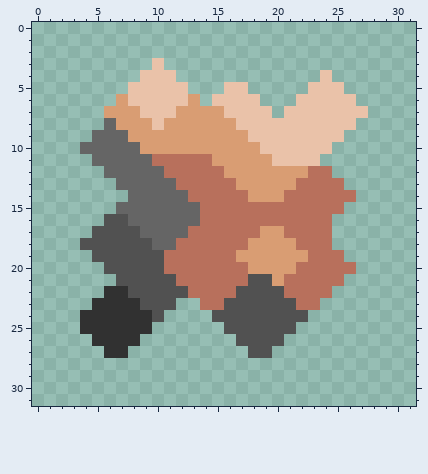
A pixel-art sprite gets an edit: sprites/items/coppa.png. The first picture shows the starting point.
The file is 32x32 pixels.
After:
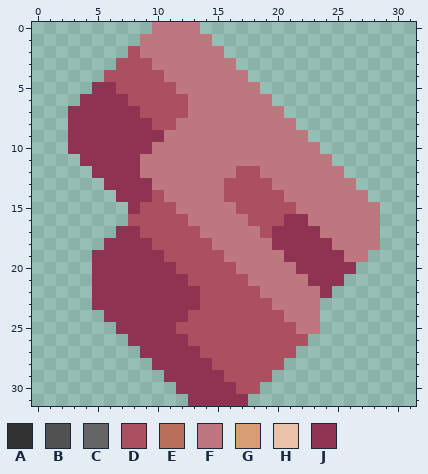
Palette (. is transparent): A #313131  B #515151  C #656565  D #ab4f61  E #b8705c  F #bf777f  G #d99d73  H #eac2a9  J #8f3353
Changes in this commit:
Changed rows in their new state; - is an unchanged pixel.
first column x 3:
 0 -------FFFF---------------
 1 ------FFFFFF--------------
 2 -----DFFFFFFF-------------
 3 ----DDDFFFFFFF------------
 4 ---DDDDDFFFFFFF------.----
 5 --JJDDDDDFFFFFFF----...---
 6 -JJJJDDDDDFFFFFFF--.....--
 7 JJJJJJDDDDFFFFFFFF.......-
 8 JJJJJJJDDFFFFFFFFFF.....--
 9 JJJJJJJJFFFFFFFFFFFF...---
10 JJJJJJJFFFFFFFFFFFFFF.----
11 -JJJJJFFFFFFFFFFFFFFFF----
12 --JJJJFFFFFFFFDDFFFFFFF---
13 ---JJJJFFFFFFDDDDFFFFFFF--
14 ----JJJDFFFFFDDDDDFFFFFFF-
15 ----.JDDDFFFFFDDDDDFFFFFFF
16 ---..DDDDDFFFFFDDDJJFFFFFF
17 --..JJDDDDDFFFFFDJJJJFFFFF
18 -..JJJJDDDDDFFFFFJJJJJFFFF
19 --JJJJJJDDDDDFFFFFJJJJJFF-
20 --JJJJJJJDDDDDFFFFFJJJJJ--
21 --JJJJJJJJDDDDDFFFFFJJJ---
22 --JJJJJJJJJDDDDDFFFFFJ----
23 --JJJJJJJJJDDDDDDFFFF-----
24 -..JJJJJJJDDDDDDDDFFF-----
25 -...JJJJJDDDDDDDDDDFF-----
26 --...JJJJJDDDDDDDDDD------
27 ---..-JJJJJDDDDDDDD-------
28 -------JJJJJDDDDDD--------
29 --------JJJJJDDDD---------
30 ---------JJJJJDD----------
31 ----------JJJJJ-----------
Where, in picture pixels (left, top, right, bottom), the same in both pictures:
changed: (68, 22, 380, 406)
